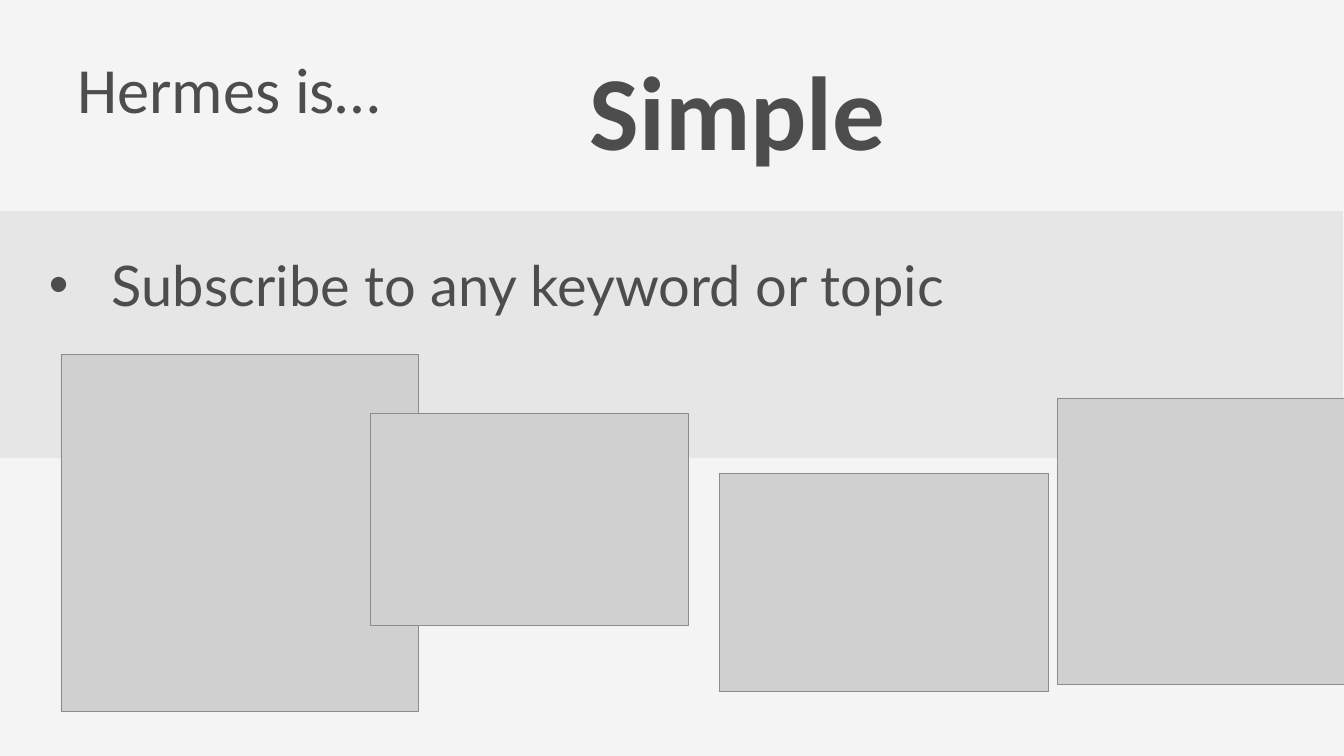
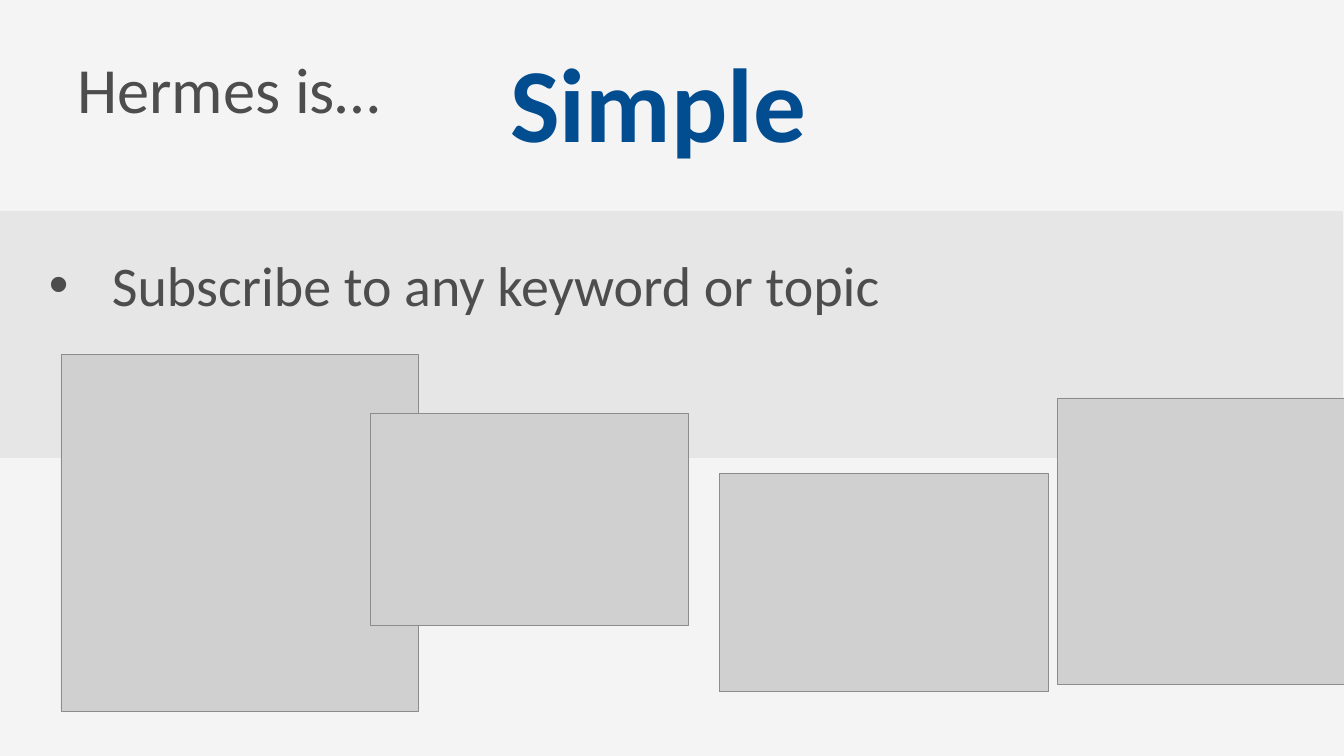
Before and after one commit to yoavz/hermes-poc, a slide deck: slide 5 of pitch.pptx. Drawn at 1344x756 pixels with LibreOffice and Linux fonts; fonts in the diff are those of the drawing; grey boxes stand for pictures. Boxes give left, top, right and bottom in pixels: in the first picture for what was removed or moved away, otherwise in the second. Text is boxed around its words. In the diff, an @@ line names an element or a change of style, - is before the commit and + after.

```diff
--- a/pitch.pptx
+++ b/pitch.pptx
@@ title "Simple": place and size @@
-title "Simple" at [590,76,885,167]
+title "Simple" at [510,68,805,159]
@@ title "Simple" at [510,68,805,159]: text colour #4D4D4D to #024C90 @@
@@ free "Subscribe to any keyword or ...": place and size @@
-free "Subscribe to any keyword or ..." at [49,251,1005,350]
+free "Subscribe to any keyword or ..." at [49,251,1144,342]
@@ free "Subscribe to any keyword or ..." at [49,251,1144,342]: font Lato to Calibri @@
```
Also in this commit, not shown: 3 other slides changed, 2 slides added, 2 other files.
